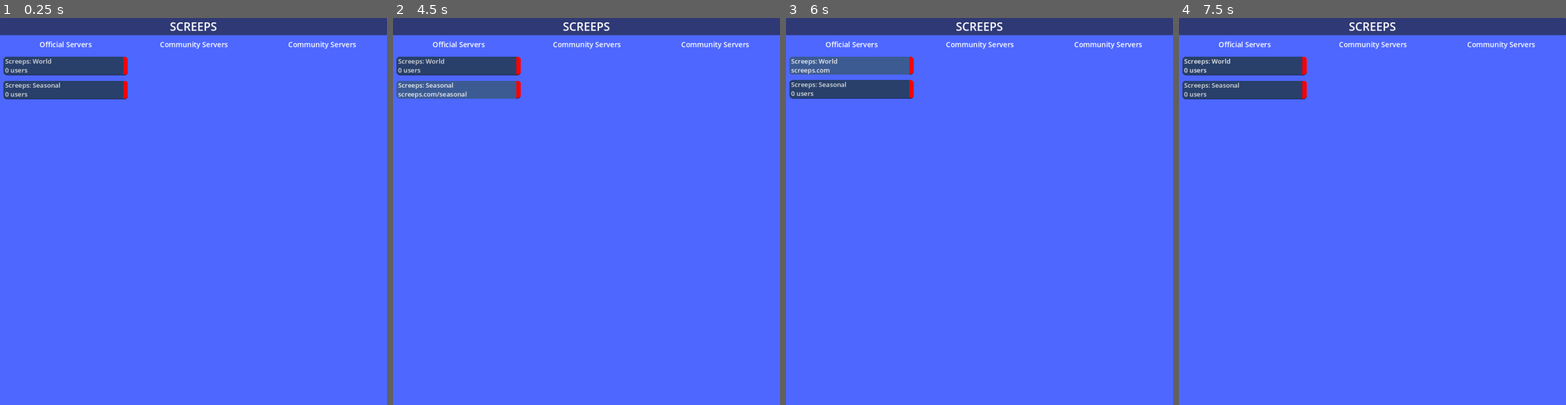
Above: before the commit, frames 1-4 (left to right).
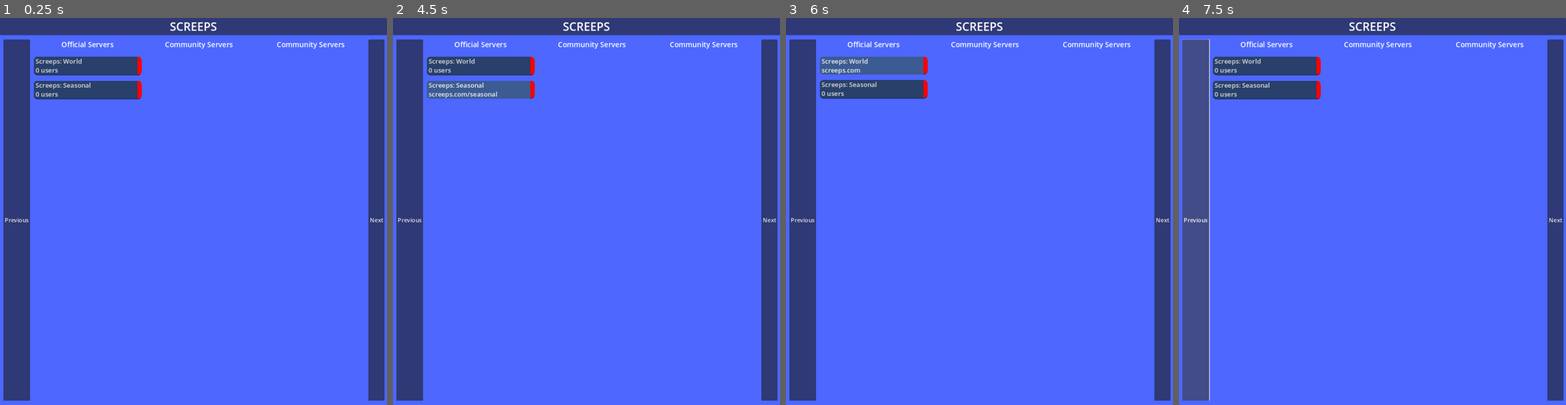
Above: after the commit, the same moments.

Repository: TechTastic/Screeps-Mobile
Game: Godot game, scene res://scenes/server_selection_menu.tscn
Two runs of this game, one before a commit and one after it. Both use one fixed random seed, a clock stepped at 60 frames per second and the inputs below. This scene is started directly instead of the project's main scene.
Inputs (mouse positions are in pixels of both pictures, inside the frame that each line leads up to):
- Up to frame 1 (0.25 s): no input
- Up to frame 2 (4.5 s): click (408, 219) at 0.5 s, where only the run after the commit has a clickable "Previous"; click (768, 219) at 1.25 s, where only the run after the commit has a clickable "Next"; click (768, 219) at 2 s, where only the run after the commit has a clickable "Next"; click "Screeps: World 0 users" at 2.75 s; click "Screeps: World screeps.com" at 3.5 s; click "Screeps: Seasonal 0 users" at 4.25 s
- Up to frame 3 (6 s): click "Screeps: Seasonal screeps.com…" at 5 s; click "Screeps: World 0 users" at 5.75 s
- Up to frame 4 (7.5 s): click "Screeps: World screeps.com" at 6.5 s; click (1194, 219) at 7.25 s, where only the run after the commit has a clickable "Previous"

The runs differ from the first frame. In frame 1, 11% of the frame differs, in the area x 0-100%, y 5-99%; in frame 2, 12%; in frame 3, 12%; in frame 4, 12%.
Error in both runs: Invalid call. Nonexistent function 'get_http_url' in base 'Node (ScreepsHTTP.gd)'. (res://scripts/ServerButton.gd:39)

Commit message:
Debugging InputEventScreenDrag

Diff:
--- a/project.godot
+++ b/project.godot
@@ -32,6 +32,10 @@
 version_control/plugin_name="GitPlugin"
 version_control/autoload_on_startup=true
 
+[input_devices]
+
+pointing/emulate_touch_from_mouse=true
+
 [rendering]
 
 renderer/rendering_method="gl_compatibility"
--- a/scenes/server_selection_menu.tscn
+++ b/scenes/server_selection_menu.tscn
@@ -1,16 +1,9 @@
-[gd_scene load_steps=8 format=3 uid="uid://dx7qh1g7sl5q2"]
+[gd_scene load_steps=5 format=3 uid="uid://dx7qh1g7sl5q2"]
 
 [ext_resource type="Script" path="res://scripts/server_selection_menu.gd" id="1_3ms27"]
 [ext_resource type="PackedScene" uid="uid://bk7vxhkbebhl4" path="res://scenes/server_section.tscn" id="2_e0srx"]
 [ext_resource type="Script" path="res://scripts/CommunityServerSection.gd" id="3_vp17r"]
 [ext_resource type="Script" path="res://scripts/CustomServerSection.gd" id="4_jgh5r"]
-[ext_resource type="Texture2D" uid="uid://brtwo17e1y0ey" path="res://assets/temp_arrow.png" id="5_76k8b"]
-
-[sub_resource type="PlaceholderTexture2D" id="PlaceholderTexture2D_coh3p"]
-size = Vector2(30, 1)
-
-[sub_resource type="PlaceholderTexture2D" id="PlaceholderTexture2D_awogw"]
-size = Vector2(30, 1)
 
 [node name="Main" type="Control"]
 layout_mode = 3
@@ -71,15 +64,13 @@
 size_flags_vertical = 3
 theme_override_constants/separation = 10
 
-[node name="LeftButton" type="TextureButton" parent="ServerSectionsContainer/HBoxContainer"]
+[node name="LeftButton" type="Button" parent="ServerSectionsContainer/HBoxContainer"]
 custom_minimum_size = Vector2(30, 0)
 layout_mode = 2
 size_flags_horizontal = 0
 size_flags_stretch_ratio = 0.25
-texture_normal = ExtResource("5_76k8b")
-texture_hover = SubResource("PlaceholderTexture2D_coh3p")
-ignore_texture_size = true
-stretch_mode = 5
+text = "Previous
+"
 
 [node name="OfficialServerSection" parent="ServerSectionsContainer/HBoxContainer" instance=ExtResource("2_e0srx")]
 layout_mode = 2
@@ -99,13 +90,8 @@
 script = ExtResource("4_jgh5r")
 section_title = "Private Servers"
 
-[node name="RightButton" type="TextureButton" parent="ServerSectionsContainer/HBoxContainer"]
-custom_minimum_size = Vector2(30, 0)
+[node name="RightButton" type="Button" parent="ServerSectionsContainer/HBoxContainer"]
 layout_mode = 2
 size_flags_horizontal = 8
 size_flags_stretch_ratio = 0.25
-texture_normal = ExtResource("5_76k8b")
-texture_hover = SubResource("PlaceholderTexture2D_awogw")
-ignore_texture_size = true
-stretch_mode = 5
-flip_h = true
+text = "Next"
--- a/scripts/server_selection_menu.gd
+++ b/scripts/server_selection_menu.gd
@@ -7,11 +7,8 @@
 }
 
 var selected = Section.OFFICIAL
-const SERVER_SECTION_CHANGE_BUTTON = preload("res://scenes/server_section_change_button.tscn")
 
 func _ready():
-	$ServerSectionsContainer/HBoxContainer/LeftButton.pressed.connect(_on_left_button)
-	$ServerSectionsContainer/HBoxContainer/RightButton.pressed.connect(_on_right_button)
 	_handle_screen_resize()
 
 
@@ -22,17 +19,9 @@
 
 func _handle_screen_resize():
 	if is_portrait():
-		$ServerSectionsContainer/HBoxContainer/LeftButton.show()
-		$ServerSectionsContainer/HBoxContainer/RightButton.show()
-
-		show_selected()
+		pass
 	else:
-		$ServerSectionsContainer/HBoxContainer/LeftButton.hide()
-		$ServerSectionsContainer/HBoxContainer/RightButton.hide()
-
-		$ServerSectionsContainer/HBoxContainer/OfficialServerSection.show()
-		$ServerSectionsContainer/HBoxContainer/CommunityServerSection.show()
-		$ServerSectionsContainer/HBoxContainer/PrivateServerSection.show()
+		pass
 
 
 func show_selected():
@@ -40,17 +29,19 @@
 		return
 	match selected:
 		Section.OFFICIAL:
-			$ServerSectionsContainer/HBoxContainer/OfficialServerSection.show()
-			$ServerSectionsContainer/HBoxContainer/CommunityServerSection.hide()
-			$ServerSectionsContainer/HBoxContainer/PrivateServerSection.hide()
+			pass
 		Section.COMMUNITY:
-			$ServerSectionsContainer/HBoxContainer/OfficialServerSection.hide()
-			$ServerSectionsContainer/HBoxContainer/CommunityServerSection.show()
-			$ServerSectionsContainer/HBoxContainer/PrivateServerSection.hide()
+			pass
 		Section.PRIVATE:
-			$ServerSectionsContainer/HBoxContainer/OfficialServerSection.hide()
-			$ServerSectionsContainer/HBoxContainer/CommunityServerSection.hide()
-			$ServerSectionsContainer/HBoxContainer/PrivateServerSection.show()
+			pass
+
+
+func _input(event):
+	if event is InputEventScreenDrag:
+		print("Tilt:", event.tilt)
+		print("Velocity:", event.velocity)
+		print(event.is_pressed())
+		print(event.is_released())
 
 
 func _process(_delta):
